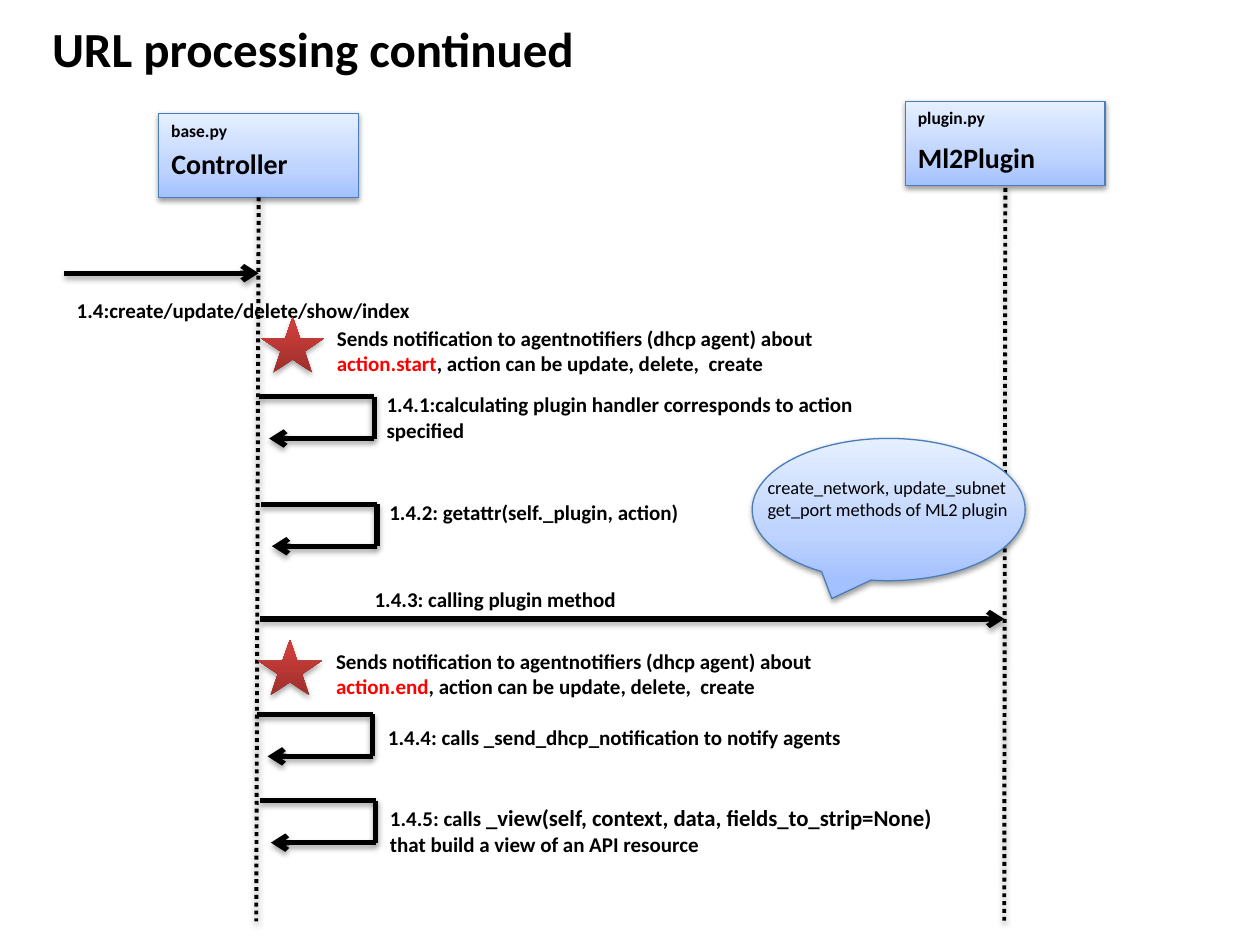
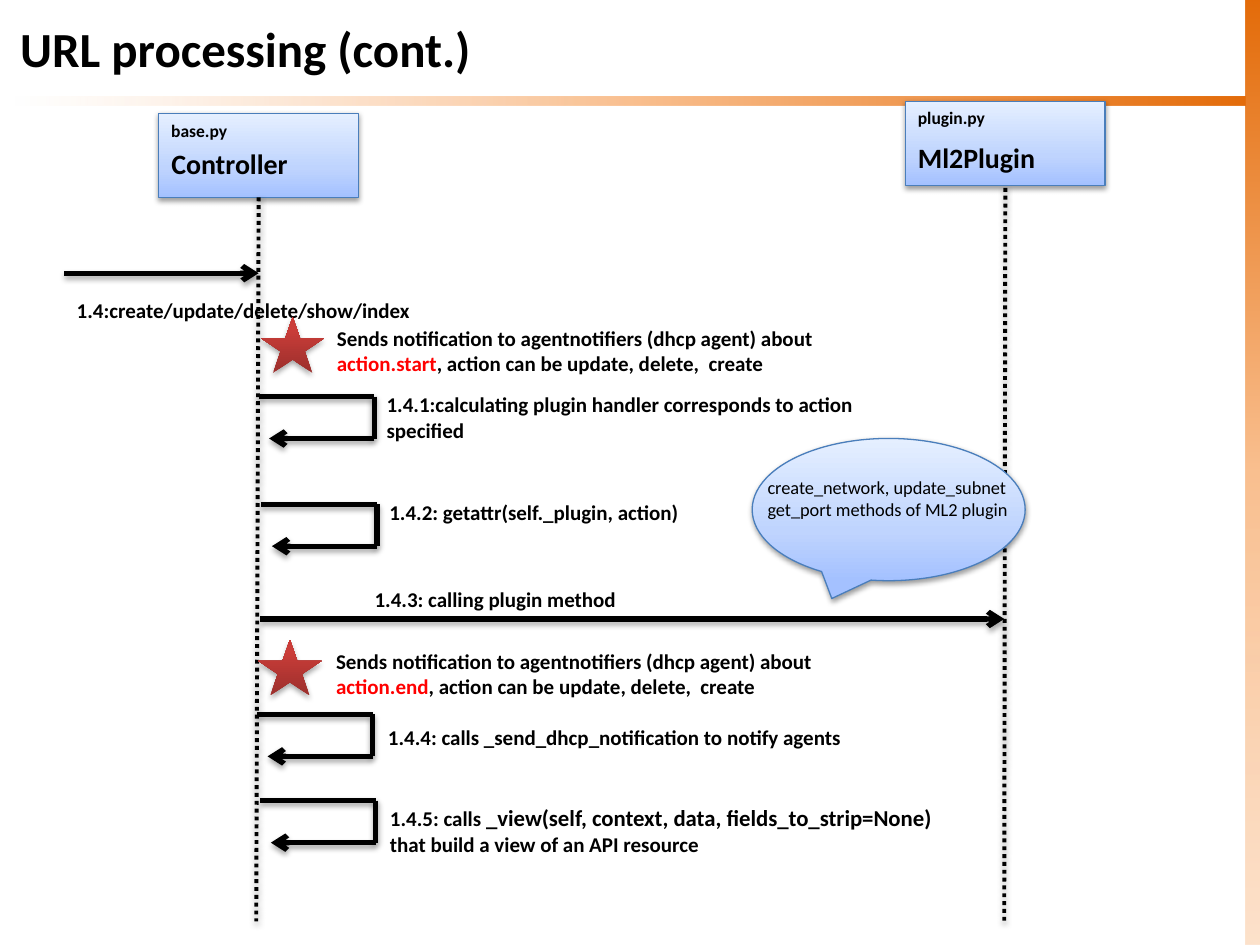
Before and after one commit to sknrao/openstack-neutron-revengg, a slide deck: slide 19 of OS-Neutron-WSGI.pptx (slide 18 before the commit). Drawn at 1260x945 pixels with LibreOffice and Linux fonts; fonts in the diff are those of the drawing. Boxes give left, top, right and bottom in pixels: in the first picture for what was removed or moved away, otherwise in the second. Text is boxed around its words. In the diff, an @@ line names an element or a change of style, - is before the commit and + after.

```diff
--- a/OS-Neutron-WSGI.pptx
+++ b/OS-Neutron-WSGI.pptx
@@ rectangle added at <box>1245,0,1260,945</box>, fill gradient #E46C0A to #FAC090 to #FCD5B5 @@
@@ text at <box>20,31,470,76</box>: text changed @@
-URL processing continued
+URL processing (cont.)
@@ rectangle added at <box>15,97,1245,106</box>, fill gradient #E46C0A to #FAC090 to #FCD5B5 @@
```
Also in this commit, not shown: 24 other slides changed, 1 slide added.
